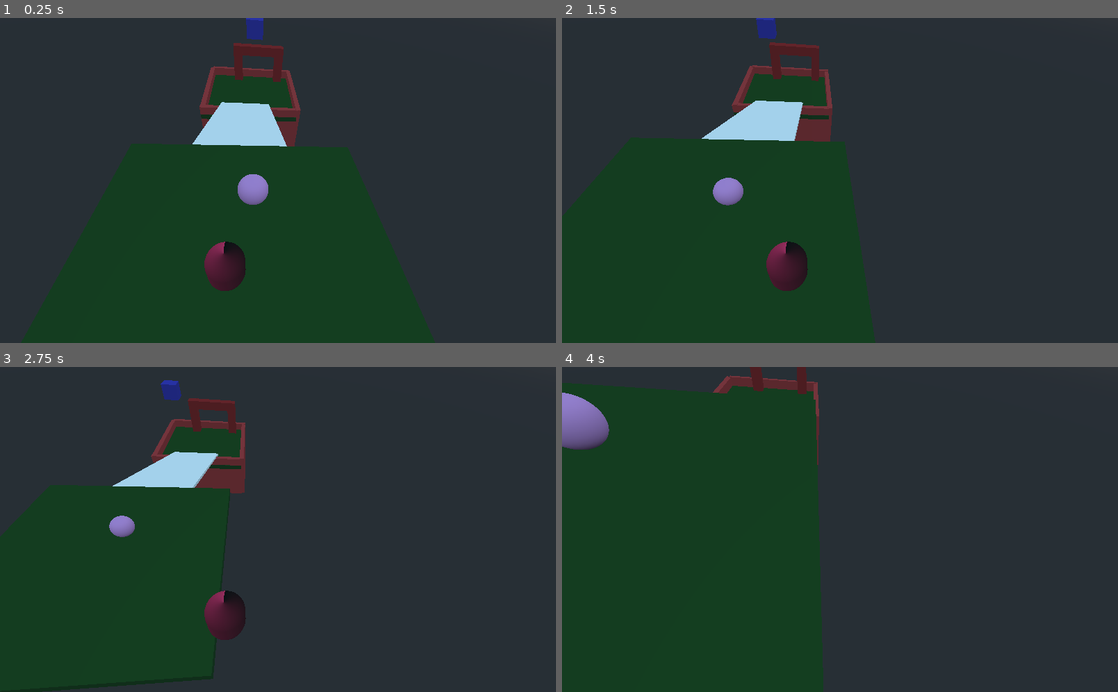
Above: before the commit, frames 1-4 (two rows, left to right).
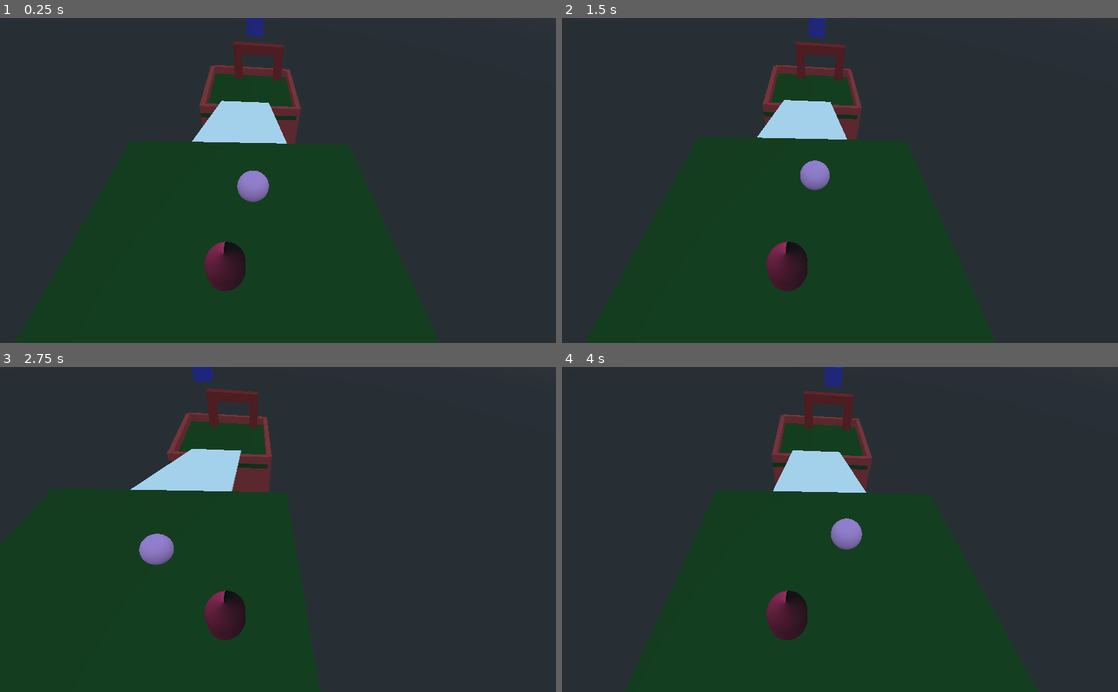
Above: after the commit, the same moments.

Repository: atarisafari/First-Godot-Game
Game: Godot game, scene res://Main.tscn
Same seed, same stepped clock (60 frames per second), same inputs: the game is played once before the commit and once after it.
Inputs:
- Up to frame 1 (0.25 s): no input
- Up to frame 2 (1.5 s): tap Enter (ui_accept) at 0.5, 0.6, 0.77, 1.07 s; hold D (ui_right) 0.53-1.28 s; hold S (ui_down) from 1.28 s (still down); tap Space at 1.35 s
- Up to frame 3 (2.75 s): tap Enter (ui_accept) at 1.52, 1.55, 1.82, 2.1 s; release S (ui_down) at 2.03 s; hold D (ui_right) from 2.03 s (still down)
- Up to frame 4 (4 s): release D (ui_right) at 2.78 s; hold W (ui_up) 2.78-3.53 s; tap Space at 2.85 s; tap Enter (ui_accept) at 3.02, 3.05, 3.32, 3.6, 3.77 s; hold A (ui_left) from 3.53 s (still down)

The runs differ from the first frame. In frame 1, 0.8% of the frame differs, in the area x 34-55%, y 0-58%; in frame 2, 4.8%; in frame 3, 4.5%; in frame 4, 6.5%, in the area x 0-56%, y 0-84%.

Commit message:
Added easy scene reset

Diff:
--- /dev/null
+++ b/firstGame/Main.gd
@@ -0,0 +1,15 @@
+extends Spatial
+
+# Declare member variables here. Examples:
+# var a = 2
+# var b = "text"
+
+# Called when the node enters the scene tree for the first time.
+func _ready():
+	pass
+
+
+# Called every frame. 'delta' is the elapsed time since the previous frame.
+func _process(delta):
+	if Input.is_action_just_pressed("ui_accept"):
+		get_tree().reload_current_scene()
--- a/firstGame/Main.tscn
+++ b/firstGame/Main.tscn
@@ -1,46 +1,48 @@
-[gd_scene load_steps=8 format=2]
+[gd_scene load_steps=9 format=2]
 
-[ext_resource path="res://Walls.tscn" type="PackedScene" id=1]
-[ext_resource path="res://GoalPiece.tscn" type="PackedScene" id=2]
-[ext_resource path="res://Floor.tscn" type="PackedScene" id=3]
-[ext_resource path="res://Ball.tscn" type="PackedScene" id=4]
-[ext_resource path="res://Area.tscn" type="PackedScene" id=5]
-[ext_resource path="res://Ramp.tscn" type="PackedScene" id=6]
-[ext_resource path="res://Player.tscn" type="PackedScene" id=7]
+[ext_resource path="res://Main.gd" type="Script" id=1]
+[ext_resource path="res://Walls.tscn" type="PackedScene" id=2]
+[ext_resource path="res://GoalPiece.tscn" type="PackedScene" id=3]
+[ext_resource path="res://Floor.tscn" type="PackedScene" id=4]
+[ext_resource path="res://Ball.tscn" type="PackedScene" id=5]
+[ext_resource path="res://Area.tscn" type="PackedScene" id=6]
+[ext_resource path="res://Ramp.tscn" type="PackedScene" id=7]
+[ext_resource path="res://Player.tscn" type="PackedScene" id=8]
 
 [node name="Main" type="Spatial"]
+script = ExtResource( 1 )
 
-[node name="Walls" parent="." instance=ExtResource( 1 )]
+[node name="Walls" parent="." instance=ExtResource( 2 )]
 transform = Transform( -4.37114e-008, 0, 1, 0, 1, 0, -1, 0, -4.37114e-008, -2.90757, -2.24324, -12.7391 )
 
-[node name="Walls4" parent="." instance=ExtResource( 1 )]
+[node name="Walls4" parent="." instance=ExtResource( 2 )]
 transform = Transform( -4.37114e-008, 0, 1, 0, 1, 0, -1, 0, -4.37114e-008, -2.79236, -2.24792, 6.89984 )
 
-[node name="Walls3" parent="." instance=ExtResource( 1 )]
+[node name="Walls3" parent="." instance=ExtResource( 2 )]
 transform = Transform( 1, 0, 0, 0, 1, 0, 0, 0, 1, -12.7246, -2.18358, -3.21525 )
 
-[node name="Walls2" parent="." instance=ExtResource( 1 )]
+[node name="Walls2" parent="." instance=ExtResource( 2 )]
 transform = Transform( 1, 0, 0, 0, 1, 0, 0, 0, 1, 6.76705, -2.30063, -2.52529 )
 
-[node name="GoalPiece" parent="." instance=ExtResource( 2 )]
+[node name="GoalPiece" parent="." instance=ExtResource( 3 )]
 transform = Transform( 1, 0, 0, 0, 1, 0, 0, 0, 1, -10.0058, -0.252362, -4.22478 )
 
-[node name="EndPlatform" parent="." instance=ExtResource( 3 )]
+[node name="EndPlatform" parent="." instance=ExtResource( 4 )]
 transform = Transform( 1, 0, 0, 0, 1, 0, 0, 0, 1, 0.136869, -0.211909, -0.294802 )
 
-[node name="Ball" parent="." instance=ExtResource( 4 )]
+[node name="Ball" parent="." instance=ExtResource( 5 )]
 transform = Transform( 1, 0, 0, 0, 1, 0, 0, 0, 1, 40.983, 16.6637, -2.84955 )
 
-[node name="DetectionArea" parent="." instance=ExtResource( 5 )]
+[node name="DetectionArea" parent="." instance=ExtResource( 6 )]
 transform = Transform( 1, 0, 0, 0, 1, 0, 0, 0, 1, 17.6264, 19.7282, -3.20879 )
 
-[node name="StartPlatform" parent="." instance=ExtResource( 3 )]
+[node name="StartPlatform" parent="." instance=ExtResource( 4 )]
 transform = Transform( 1, 0, 0, 0, 1, 0, 0, 0, 1, 46.2841, 12.7596, 0.0138135 )
 
-[node name="Ramp" parent="." instance=ExtResource( 6 )]
+[node name="Ramp" parent="." instance=ExtResource( 7 )]
 transform = Transform( 0.924701, -0.336564, 0, 0.336564, 0.924701, 0, 0, 0, 1.03387, 19.5527, 7.40475, -1.59984 )
 
-[node name="Player" parent="." instance=ExtResource( 7 )]
+[node name="Player" parent="." instance=ExtResource( 8 )]
 transform = Transform( -0.0221122, 0.999756, -4.37007e-008, 0, -4.37114e-008, -1, -0.999756, -0.0221122, 9.66557e-010, 45.7763, 16.224, -1.42316 )
 
 [node name="Camera" type="Camera" parent="Player"]
--- a/firstGame/Player.gd
+++ b/firstGame/Player.gd
@@ -3,7 +3,7 @@
 # Declare member variables here. Examples:
 # var a = 2
 # var b = "text"
-var speed = 500
+var speed = 600
 var direction = Vector3()
 var gravity = -9.8
 var velocity = Vector3()
@@ -30,6 +30,11 @@
 	direction = direction.normalized()
 	direction = direction * speed * delta
 
+	if velocity.y > 0:
+		gravity = -20
+	else:
+		gravity = -30
+
 	velocity.y += gravity * delta
 	velocity.x = direction.x
 	velocity.z = direction.z
